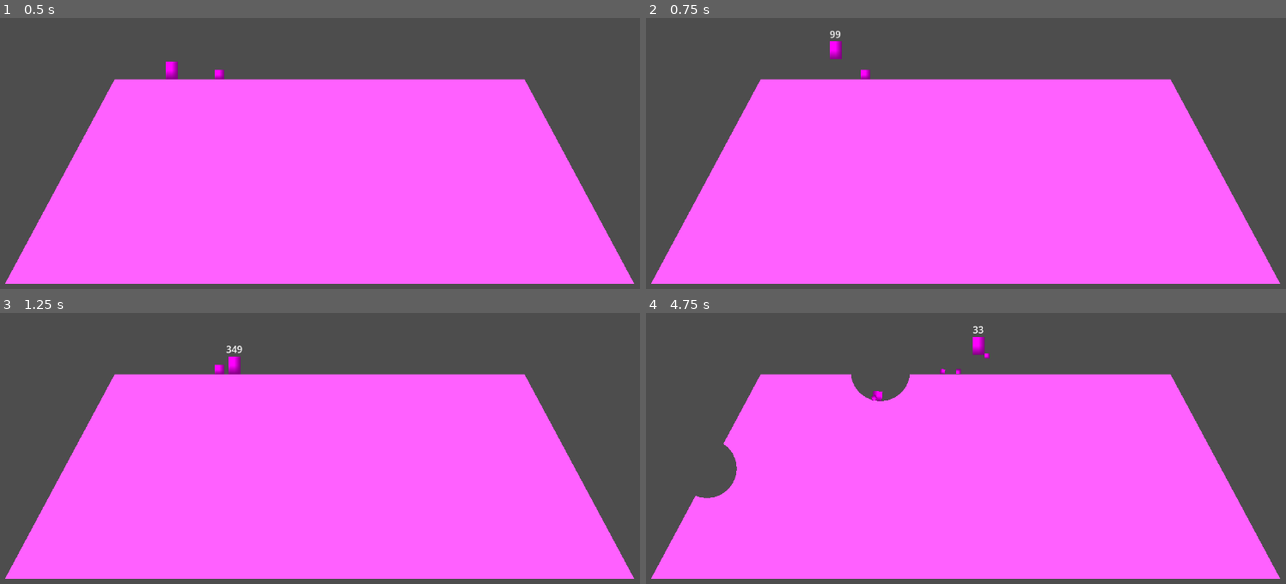
Above: before the commit, frames 1-4 (two rows, left to right).
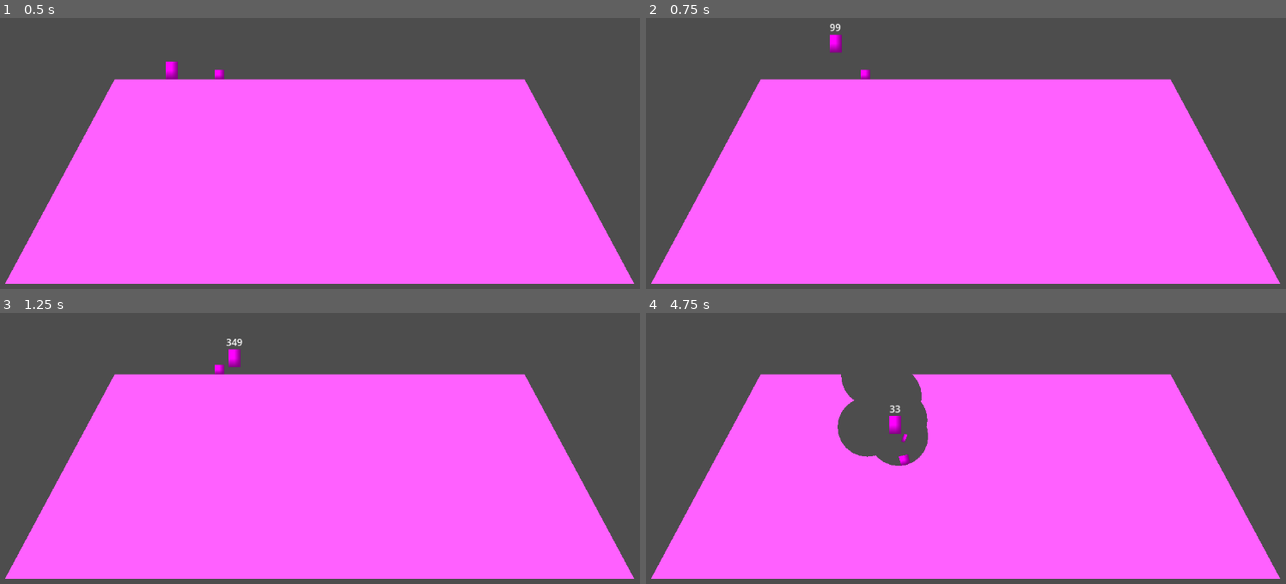
Above: after the commit, the same moments.

Repository: fredchien3/20-game-challenge
Game: Godot game, scene res://main/main.tscn
Two runs of this game, one before a commit and one after it. Both use one fixed random seed, a clock stepped at 60 frames per second and the inputs below.
Inputs (mouse positions are in pixels of both pictures, inside the frame that each line leads up to):
- Up to frame 1 (0.5 s): no input
- Up to frame 2 (0.75 s): tap Enter (ui_accept) at 0.5 s; move the mouse to (1113, 80) at 0.52 s; press the mouse at (1113, 80) at 0.53 s; hold D (move_right) from 0.53 s (still down)
- Up to frame 3 (1.25 s): keep holding D (move_right); tap Enter (ui_accept) at 0.77 s
- Up to frame 4 (4.75 s): move the mouse to (825, 415) at 1.27 s; release the mouse at (825, 415) at 1.28 s; click (825, 415) at 1.35 s; tap Enter (ui_accept) at 1.52, 3.02, 3.77, 4.52 s; move the mouse to (outside the picture) at 2.02 s; release D (move_right) at 2.03 s; press the mouse at (outside the picture) at 2.03 s; hold A (move_left) 2.03-2.78 s; tap I at 2.1, 4.35 s; move the mouse to (927, 472) at 2.77 s; release the mouse at (927, 472) at 2.78 s; hold D (move_right) 2.78-4.28 s; click (927, 472) at 2.85 s; move the mouse to (1164, 453) at 3.52 s; press the mouse at (1164, 453) at 3.53 s; move the mouse to (754, 337) at 4.27 s; release the mouse at (754, 337) at 4.28 s; hold A (move_left) from 4.28 s (still down); click (754, 337) at 4.55 s

Frame 1 is identical in both runs. In frame 2, 0.2% of the frame differs, in the area x 28-31%, y 1-16%; in frame 3, 0.2%; in frame 4, 4.3%, in the area x 7-54%, y 4-69%.

Commit message:
Add Bazooka

Diff:
--- a/7--worms/main/main.gd
+++ b/7--worms/main/main.gd
@@ -1,7 +1,12 @@
 extends Node2D
 
-@export var worm: CharacterBody2D
 @export var terrain: StaticBody2D
+
+
+func _ready() -> void:
+	for worm in get_tree().get_nodes_in_group("worms"):
+		worm.grenade_thrown.connect(_on_worm_grenade_thrown)
+		worm.bazooka_shot.connect(_on_worm_bazooka_shot)
 
 
 func _on_worm_grenade_thrown(grenade: Variant) -> void:
@@ -9,5 +14,10 @@
 	grenade.exploded.connect(_on_explosion)
 
 
+func _on_worm_bazooka_shot(bazooka: Variant) -> void:
+	add_child(bazooka)
+	bazooka.exploded.connect(_on_explosion)
+
+
 func _on_explosion(pos, radius):
 	terrain._on_explosion(pos, radius)
--- a/7--worms/main/main.tscn
+++ b/7--worms/main/main.tscn
@@ -9,9 +9,8 @@
 [sub_resource type="RectangleShape2D" id="RectangleShape2D_xwkvk"]
 size = Vector2(16, 16)
 
-[node name="Main" type="Node2D" unique_id=422347337 node_paths=PackedStringArray("worm", "terrain")]
+[node name="Main" type="Node2D" unique_id=422347337 node_paths=PackedStringArray("terrain")]
 script = ExtResource("1_53q0u")
-worm = NodePath("Worm")
 terrain = NodePath("Terrain")
 
 [node name="Terrain" type="StaticBody2D" parent="." unique_id=68683989 node_paths=PackedStringArray("collision", "terrain")]
@@ -30,7 +29,6 @@
 
 [node name="Object" type="RigidBody2D" parent="." unique_id=1091333873]
 position = Vector2(416, 232)
-collision_layer = 0
 
 [node name="Sprite2D" type="Sprite2D" parent="Object" unique_id=2025940852]
 scale = Vector2(16, 16)
@@ -41,5 +39,3 @@
 
 [node name="Worm" parent="." unique_id=774521155 instance=ExtResource("4_c651c")]
 position = Vector2(336, 232)
-
-[connection signal="grenade_thrown" from="Worm" to="." method="_on_worm_grenade_thrown"]
--- a/7--worms/main/terrain.gd
+++ b/7--worms/main/terrain.gd
@@ -30,4 +30,8 @@
 	# For now, we just take the leftmost polygon
 	# Most likely later we will write code to take the largest polygon
 	terrain.polygon = terrain.global_transform.affine_inverse() * new_polygons[0]
+	call_deferred("update_terrain_polygon")
+
+
+func update_terrain_polygon():
 	collision.polygon = terrain.polygon
--- /dev/null
+++ b/7--worms/weapons/bazooka.gd
@@ -0,0 +1,22 @@
+extends RigidBody2D
+
+signal exploded(pos, radius)
+
+@export var EXPLOSION_RADIUS: float
+
+var shooter: CharacterBody2D
+
+
+func _ready() -> void:
+	pass
+
+
+func _physics_process(_delta: float) -> void:
+	rotation = linear_velocity.angle()
+
+
+func _on_contact_area_body_entered(body: Node2D) -> void:
+	if body == shooter:
+		return
+	exploded.emit(global_position, EXPLOSION_RADIUS)
+	queue_free()
--- /dev/null
+++ b/7--worms/weapons/bazooka.tscn
@@ -0,0 +1,40 @@
+[gd_scene format=3 uid="uid://kykg8bjome8x"]
+
+[ext_resource type="Script" uid="uid://4ilivekyi88b" path="res://weapons/bazooka.gd" id="1_redko"]
+
+[sub_resource type="PlaceholderTexture2D" id="PlaceholderTexture2D_8hmnk"]
+
+[sub_resource type="CapsuleShape2D" id="CapsuleShape2D_redko"]
+radius = 2.0
+height = 12.0
+
+[sub_resource type="CapsuleShape2D" id="CapsuleShape2D_j11kb"]
+radius = 3.0
+height = 14.0
+
+[node name="Bazooka" type="RigidBody2D" unique_id=1754658141]
+collision_layer = 0
+collision_mask = 3
+script = ExtResource("1_redko")
+EXPLOSION_RADIUS = 50.0
+
+[node name="Sprite2D" type="Sprite2D" parent="." unique_id=357294196]
+position = Vector2(-5.9604645e-08, 1.1920929e-07)
+scale = Vector2(14, 6.000001)
+texture = SubResource("PlaceholderTexture2D_8hmnk")
+
+[node name="CollisionShapeDisabled" type="CollisionShape2D" parent="." unique_id=2104293576]
+rotation = 1.5707964
+shape = SubResource("CapsuleShape2D_redko")
+disabled = true
+
+[node name="ContactArea" type="Area2D" parent="." unique_id=19910639]
+collision_layer = 0
+collision_mask = 3
+
+[node name="CollisionShape2D" type="CollisionShape2D" parent="ContactArea" unique_id=284504316]
+rotation = 1.5707964
+shape = SubResource("CapsuleShape2D_j11kb")
+
+[connection signal="body_entered" from="ContactArea" to="." method="_on_contact_area_body_entered"]
+[connection signal="body_shape_entered" from="ContactArea" to="." method="_on_contact_area_body_shape_entered"]
--- a/7--worms/worm/worm.gd
+++ b/7--worms/worm/worm.gd
@@ -1,16 +1,18 @@
 extends CharacterBody2D
 
 signal grenade_thrown(grenade)
+signal bazooka_shot(bazooka)
 
 # Movement
 const SPEED := 150.0
-const JUMP_VELOCITY := -250.0
+const JUMP_VELOCITY := -300.0
 
 # Aiming/charging
 @export var power_rate: float
 @export var max_power: float
 # Weapon scenes
 @export var GrenadeScene: PackedScene
+@export var BazookaScene: PackedScene
 
 @onready var power := 0.0
 
@@ -31,7 +33,8 @@
 		var a = position
 		var b = event.position
 		var vector = (b - a).normalized() * power
-		throw_grenade(vector)
+		#throw_grenade(vector)
+		shoot_bazooka(vector)
 		power = 0
 
 
@@ -68,3 +71,12 @@
 	grenade.position = position
 	grenade.apply_impulse(vector)
 	grenade_thrown.emit(grenade)
+
+
+func shoot_bazooka(vector: Vector2):
+	var bazooka = BazookaScene.instantiate()
+	bazooka.shooter = self
+	bazooka.rotation = vector.angle()
+	bazooka.position = position
+	bazooka.apply_impulse(vector)
+	bazooka_shot.emit(bazooka)
--- a/7--worms/worm/worm.tscn
+++ b/7--worms/worm/worm.tscn
@@ -2,17 +2,19 @@
 
 [ext_resource type="Script" uid="uid://dyfr84pc3vg3s" path="res://worm/worm.gd" id="1_owvmj"]
 [ext_resource type="PackedScene" uid="uid://3lmayatxfj70" path="res://weapons/grenade.tscn" id="2_cbyew"]
+[ext_resource type="PackedScene" uid="uid://kykg8bjome8x" path="res://weapons/bazooka.tscn" id="3_ro6a8"]
 
 [sub_resource type="PlaceholderTexture2D" id="PlaceholderTexture2D_wm2cs"]
 
 [sub_resource type="CapsuleShape2D" id="CapsuleShape2D_wm2cs"]
 
-[node name="Worm" type="CharacterBody2D" unique_id=1631304650]
-collision_layer = 0
+[node name="Worm" type="CharacterBody2D" unique_id=1631304650 groups=["worms"]]
+collision_layer = 2
 script = ExtResource("1_owvmj")
 power_rate = 500.0
 max_power = 750.0
 GrenadeScene = ExtResource("2_cbyew")
+BazookaScene = ExtResource("3_ro6a8")
 
 [node name="Sprite2D" type="Sprite2D" parent="." unique_id=622019416]
 position = Vector2(-4.76837e-07, -2.38419e-07)
Not shown, added: 7--worms/weapons/bazooka.gd.uid
